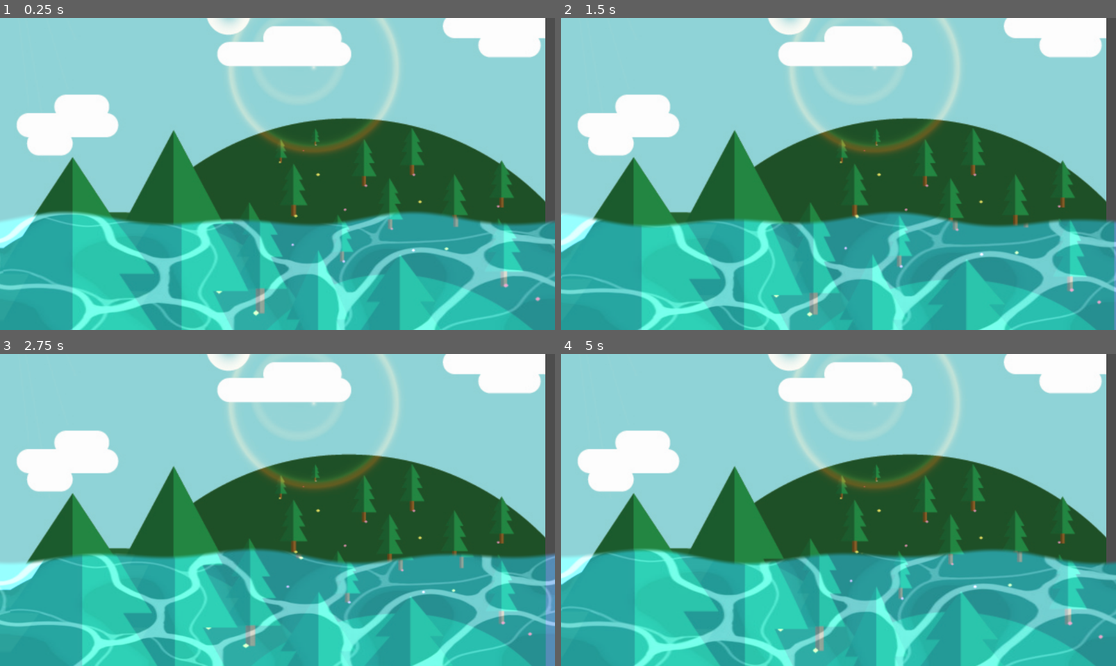
Above: before the commit, frames 1-4 (two rows, left to right).
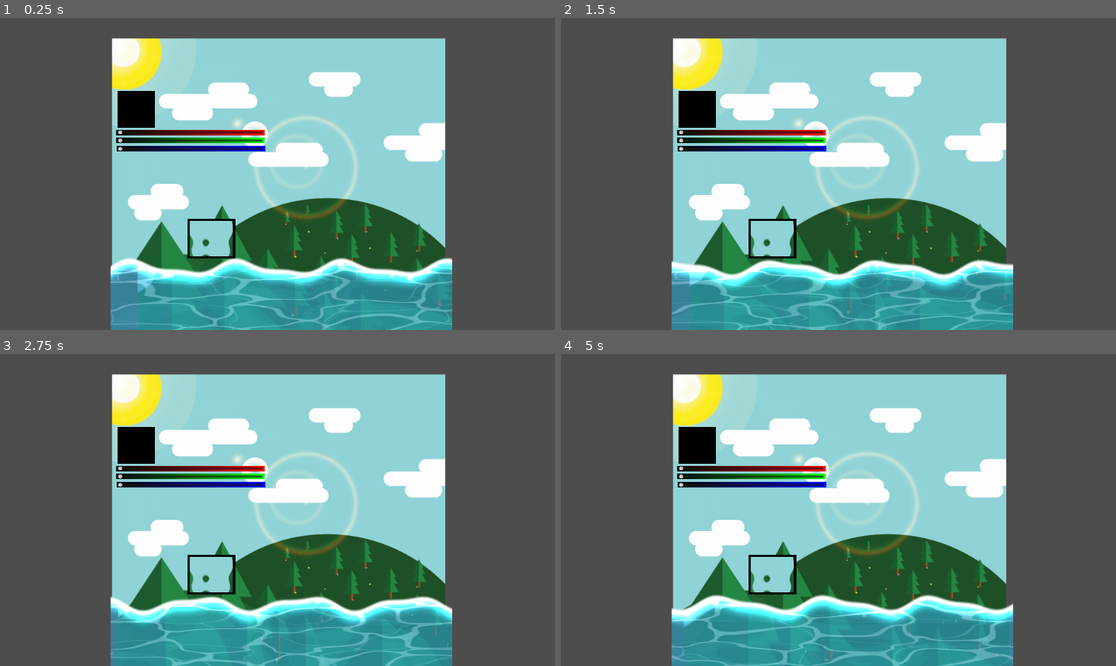
Above: after the commit, the same moments.

Repository: ahclip89/godot_shaders
Game: Godot game, scene res://scenes/main.tscn
Two runs of this game, one before a commit and one after it. Both use one fixed random seed, a clock stepped at 60 frames per second and the inputs below. The engine's default icon, where the game draws it, is replaced by a stand-in: a white triangle on a blue panel in a dark square.
Inputs (mouse positions are in pixels of both pictures, inside the frame that each line leads up to):
- Up to frame 1 (0.25 s): no input
- Up to frame 2 (1.5 s): tap Enter at 0.5 s; move the mouse to (960, 158) at 0.52 s; hold Right 0.53-1.28 s; tap Alt at 0.6 s; click (960, 158) at 0.67 s; move the mouse to (727, 189) at 1.27 s; hold Down from 1.28 s (still down); tap Shift at 1.35 s
- Up to frame 3 (2.75 s): move the mouse to (333, 441) at 2.02 s; release Down at 2.03 s; hold Right from 2.03 s (still down); tap Alt at 2.1 s
- Up to frame 4 (5 s): move the mouse to (810, 572) at 2.77 s; release Right at 2.78 s; hold Up 2.78-3.53 s; tap Shift at 2.85, 4.35 s; click (810, 572) at 2.92 s; move the mouse to (1005, 556) at 3.52 s; hold Left from 3.53 s (still down); tap Alt at 3.6 s; move the mouse to (672, 463) at 4.27 s

The runs differ from the first frame. In frame 1, 84% of the frame differs, in the area x 0-100%, y 0-100%; in frame 2, 84%; in frame 3, 84%; in frame 4, 84%.

Commit message:
I added a color selector
I added a color selector and a weird glass thing.

Diff:
--- a/project.godot
+++ b/project.godot
@@ -15,6 +15,11 @@
 config/features=PackedStringArray("4.5", "Forward Plus")
 config/icon="res://icon.svg"
 
+[display]
+
+window/size/viewport_width=1920
+window/size/viewport_height=1080
+
 [editor_plugins]
 
 enabled=PackedStringArray("res://addons/godot_super-wakatime/plugin.cfg")
--- /dev/null
+++ b/scenes/camera_2d.gd
@@ -0,0 +1,14 @@
+extends Camera2D
+
+@onready var color_sprite: Sprite2D = $Color
+
+@onready var red: HSlider = $"../Red"
+
+# Called when the node enters the scene tree for the first time.
+func _ready() -> void:
+	pass # Replace with function body.
+
+
+# Called every frame. 'delta' is the elapsed time since the previous frame.
+func _process(delta: float) -> void:
+	pass
--- a/scenes/main.tscn
+++ b/scenes/main.tscn
@@ -1,17 +1,50 @@
-[gd_scene load_steps=5 format=3 uid="uid://dreidjblffyse"]
+[gd_scene load_steps=15 format=3 uid="uid://dreidjblffyse"]
 
 [ext_resource type="Shader" uid="uid://c2a3jxgwvbysi" path="res://shaders/first.gdshader" id="1_0wfyh"]
 [ext_resource type="Texture2D" uid="uid://rgif5421o2on" path="res://assets/sprites/scene.png" id="1_sugp2"]
 [ext_resource type="Texture2D" uid="uid://pmmks6jcfwut" path="res://assets/sprites/water.jpg" id="3_jyhfs"]
+[ext_resource type="Shader" uid="uid://huxrta0u4dry" path="res://shaders/glass.gdshader" id="4_tbgi4"]
+[ext_resource type="Texture2D" uid="uid://7hftxkmd0mvn" path="res://icon.svg" id="5_tefeu"]
+[ext_resource type="Script" uid="uid://s74stiaf7u4h" path="res://scripts/camera_2d.gd" id="6_o6xl0"]
+[ext_resource type="Shader" uid="uid://hfggwflp4nwv" path="res://shaders/color.gdshader" id="7_o6xl0"]
+[ext_resource type="Shader" uid="uid://d3po1lshyqu2k" path="res://shaders/gradient.gdshader" id="7_tipki"]
 
 [sub_resource type="ShaderMaterial" id="ShaderMaterial_jyhfs"]
 shader = ExtResource("1_0wfyh")
+shader_parameter/color_filter_r = 0.28999999351792
+shader_parameter/color_filter_g = 0.71999998390656
+shader_parameter/color_filter_b = 0.999999977648
+shader_parameter/color_filter_a = 1.0
+shader_parameter/wave_frequency = 20.30000030249436
+shader_parameter/wave_speed = 0.93999997898912
+shader_parameter/wave_amplitude = 0.0249999994412
+
+[sub_resource type="ShaderMaterial" id="ShaderMaterial_o6xl0"]
+shader = ExtResource("4_tbgi4")
+shader_parameter/wave_frequency = 90.00000134110799
+shader_parameter/wave_speed = 0.0
+shader_parameter/wave_amplitude = 0.02999999932944
+
+[sub_resource type="ShaderMaterial" id="ShaderMaterial_85g3d"]
+shader = ExtResource("7_tipki")
+shader_parameter/color_start = Vector4(1, 0, 0, 1)
+shader_parameter/color_end = Vector4(0, 0, 1, 1)
+
+[sub_resource type="ShaderMaterial" id="ShaderMaterial_choun"]
+shader = ExtResource("7_tipki")
+shader_parameter/color_start = Vector4(1, 0, 0, 1)
+shader_parameter/color_end = Vector4(0, 0, 1, 1)
+
+[sub_resource type="ShaderMaterial" id="ShaderMaterial_ya4ey"]
+shader = ExtResource("7_tipki")
+shader_parameter/color_start = Vector4(1, 0, 0, 1)
+shader_parameter/color_end = Vector4(0, 0, 1, 1)
+
+[sub_resource type="ShaderMaterial" id="ShaderMaterial_tipki"]
+shader = ExtResource("7_o6xl0")
 shader_parameter/color_filter_r = 0.0
 shader_parameter/color_filter_g = 0.0
-shader_parameter/color_filter_b = 0.16999999620016
-shader_parameter/wave_frequency = 10.000000149012
-shader_parameter/wave_speed = 1.4399999678131201
-shader_parameter/wave_amplitude = 0.00999999977648
+shader_parameter/color_filter_b = 0.0
 
 [node name="Main" type="Node2D"]
 
@@ -23,6 +56,64 @@
 [node name="Sprite2D" type="Sprite2D" parent="."]
 texture_repeat = 2
 material = SubResource("ShaderMaterial_jyhfs")
-position = Vector2(575, 525)
-scale = Vector2(2.277832, 0.52797294)
+position = Vector2(566.2187, 538)
+scale = Vector2(2.3077393, 0.52797294)
 texture = ExtResource("3_jyhfs")
+
+[node name="Icon" type="Sprite2D" parent="."]
+material = SubResource("ShaderMaterial_o6xl0")
+position = Vector2(323.00006, 349)
+scale = Vector2(1.2929689, 1.0645292)
+texture = ExtResource("5_tefeu")
+
+[node name="Camera2D" type="Camera2D" parent="."]
+position = Vector2(552, 125)
+scale = Vector2(11.1650305, 1.2362685)
+script = ExtResource("6_o6xl0")
+
+[node name="red_grd" type="Sprite2D" parent="."]
+material = SubResource("ShaderMaterial_85g3d")
+position = Vector2(251.00002, -18)
+scale = Vector2(4.0148563, 0.14000206)
+texture = ExtResource("5_tefeu")
+
+[node name="green_grd" type="Sprite2D" parent="."]
+material = SubResource("ShaderMaterial_choun")
+position = Vector2(251.00002, 9)
+scale = Vector2(4.0148563, 0.14000206)
+texture = ExtResource("5_tefeu")
+
+[node name="blue_grd" type="Sprite2D" parent="."]
+material = SubResource("ShaderMaterial_ya4ey")
+position = Vector2(252.00002, 37)
+scale = Vector2(4.0148563, 0.14000206)
+texture = ExtResource("5_tefeu")
+
+[node name="Red" type="HSlider" parent="."]
+custom_minimum_size = Vector2(500, 0)
+offset_top = -27.0
+offset_right = 500.0
+offset_bottom = -11.0
+max_value = 1.0
+step = 0.01
+
+[node name="Green" type="HSlider" parent="."]
+custom_minimum_size = Vector2(500, 0)
+offset_top = 0.915
+offset_right = 500.0
+offset_bottom = 16.915
+max_value = 1.0
+step = 0.01
+
+[node name="Blue" type="HSlider" parent="."]
+custom_minimum_size = Vector2(500, 0)
+offset_top = 29.985
+offset_right = 500.0
+offset_bottom = 45.985004
+max_value = 1.0
+step = 0.01
+
+[node name="Color" type="Sprite2D" parent="."]
+material = SubResource("ShaderMaterial_tipki")
+position = Vector2(63, -99)
+texture = ExtResource("5_tefeu")
--- /dev/null
+++ b/scripts/camera_2d.gd
@@ -0,0 +1,30 @@
+extends Camera2D
+
+@onready var color_sprite: Sprite2D = $"../Color"
+
+@onready var red: HSlider = $"../Red"
+@onready var green: HSlider = $"../Green"
+@onready var blue: HSlider = $"../Blue"
+
+@onready var red_grd: Sprite2D = $"../red_grd"
+@onready var green_grd: Sprite2D = $"../green_grd"
+@onready var blue_grd: Sprite2D = $"../blue_grd"
+
+# Called when the node enters the scene tree for the first time.
+func _ready() -> void:
+	pass # Replace with function body.
+
+
+# Called every frame. 'delta' is the elapsed time since the previous frame.
+func _process(delta: float) -> void:
+	color_sprite.material.set_shader_parameter("color_filter_r", red.value)
+	color_sprite.material.set_shader_parameter("color_filter_g", green.value)
+	color_sprite.material.set_shader_parameter("color_filter_b", blue.value)
+
+	red_grd.material.set_shader_parameter("color_start", Vector4(0.0, green.value, blue.value, 1.0))
+	green_grd.material.set_shader_parameter("color_start", Vector4(red.value, 0.0, blue.value, 1.0))
+	blue_grd.material.set_shader_parameter("color_start", Vector4(red.value, green.value, 0.0, 1.0))
+
+	red_grd.material.set_shader_parameter("color_end", Vector4(1.0, green.value, blue.value, 1.0))
+	green_grd.material.set_shader_parameter("color_end", Vector4(red.value, 1.0, blue.value, 1.0))
+	blue_grd.material.set_shader_parameter("color_end", Vector4(red.value, green.value, 1.0, 1.0))
--- /dev/null
+++ b/shaders/color.gdshader
@@ -0,0 +1,10 @@
+shader_type canvas_item;
+
+uniform float color_filter_r : hint_range(0.0, 1.0, 0.01) = 0.0;
+uniform float color_filter_g : hint_range(0.0, 1.0, 0.01) = 0.0;
+uniform float color_filter_b : hint_range(0.0, 1.0, 0.01) = 0.0;
+
+
+void fragment() {
+	COLOR = vec4(color_filter_r, color_filter_g, color_filter_b, 1.0);
+}
--- a/shaders/first.gdshader
+++ b/shaders/first.gdshader
@@ -3,6 +3,7 @@
 uniform float color_filter_r : hint_range(0.0, 1.0, 0.01) = 0.0;
 uniform float color_filter_g : hint_range(0.0, 1.0, 0.01) = 0.0;
 uniform float color_filter_b : hint_range(0.0, 1.0, 0.01) = 1.0;
+uniform float color_filter_a : hint_range(0.0, 1.0, 0.01) = 1.0;
 
 uniform float wave_frequency : hint_range(0.1, 100.0, 0.1) = 10.0;
 uniform float wave_speed : hint_range(0.0, 10.0, 0.01) = 5.0;
@@ -11,18 +12,27 @@
 uniform sampler2D SCREEN_TEXTURE : hint_screen_texture, filter_linear_mipmap;
 
 void fragment() {
-    float wave_x = sin(SCREEN_UV.x * wave_frequency + TIME * wave_speed) * wave_amplitude - wave_amplitude;
-    float wave_x_2 = sin(SCREEN_UV.x * wave_frequency * 2.0 + TIME * wave_speed * -2.0) * 0.01 - 0.01;
+    float wave_screen_x = sin(SCREEN_UV.x * wave_frequency + TIME * wave_speed) * wave_amplitude - wave_amplitude;
+    float wave_screen_x_2 = sin(SCREEN_UV.x * wave_frequency * 2.0 + TIME * wave_speed * -2.0) * 0.01 - 0.01;
+
+    float wave_texture_x = sin(UV.x * wave_frequency + TIME * wave_speed) * wave_amplitude - wave_amplitude;
+    float wave_texture_x_2 = sin(UV.x * wave_frequency * 2.0 + TIME * wave_speed * -2.0) * 0.01 - 0.01;
 
 
-    float wave_y = sin(SCREEN_UV.y * wave_frequency + TIME * wave_speed) * wave_amplitude - wave_amplitude;
+    float wave_screen_y = sin(SCREEN_UV.y * wave_frequency + TIME * wave_speed) * wave_amplitude - wave_amplitude;
 
-    float mask = smoothstep(0.01, 0.025, (UV.y / 3.0) + wave_x + wave_x_2);
+    float wave_texture_y = sin(UV.y * wave_frequency + TIME * wave_speed) * wave_amplitude - wave_amplitude;
 
-    vec2 wave_uv = SCREEN_UV + vec2(wave_x, wave_y);
 
-    COLOR = texture(SCREEN_TEXTURE, wave_uv);
-    COLOR.rgb += texture(TEXTURE, wave_uv).rgb / 2.0 + vec3(color_filter_r, color_filter_g, color_filter_b);
+    float mask = smoothstep(0.01, 0.025, (UV.y / 3.0) + wave_texture_x + wave_texture_x_2);
+    float outline = smoothstep(0.01, 0.1, (UV.y / 3.0) + wave_texture_x + wave_texture_x_2);
+
+    vec2 wave_screen_uv = SCREEN_UV + vec2(wave_screen_x, wave_screen_y);
+    vec2 wave_texture_uv = UV + vec2(wave_texture_x, wave_texture_y);
+
+    COLOR = (texture(SCREEN_TEXTURE, wave_screen_uv) + texture(TEXTURE, wave_texture_uv)
+    + vec4(color_filter_r, color_filter_g, color_filter_b, color_filter_a)) / 3.00;
+    COLOR.rgb /= outline;
 
     COLOR.a = mask;
 }
--- /dev/null
+++ b/shaders/glass.gdshader
@@ -0,0 +1,26 @@
+shader_type canvas_item;
+
+uniform sampler2D SCREEN_TEXTURE : hint_screen_texture, filter_linear_mipmap;
+
+uniform float wave_frequency : hint_range(0.1, 100.0, 0.1) = 10.0;
+uniform float wave_speed : hint_range(0.0, 10.0, 0.01) = 5.0;
+uniform float wave_amplitude : hint_range(0.0, 0.1, 0.005) = 0.01;
+
+void fragment() {
+
+	vec2 center = vec2(0.5, 0.5);
+	float dist = length(UV - center);
+
+	float wave_screen_x = sin(SCREEN_UV.x * wave_frequency + TIME * wave_speed) * wave_amplitude - wave_amplitude;
+    float wave_screen_x_2 = sin(SCREEN_UV.x * wave_frequency * 2.0 + TIME * wave_speed * -2.0) * 0.01 - 0.01;
+
+	float wave_screen_y = sin(SCREEN_UV.y * wave_frequency + TIME * wave_speed) * wave_amplitude - wave_amplitude;
+
+	vec2 wave_screen_uv = SCREEN_UV + vec2(wave_screen_x, wave_screen_y);
+
+	if ((UV.x <= 0.05 || UV.x >= 0.95) || (UV.y <= 0.05 || UV.y >= 0.95)) {
+		COLOR = vec4(0.0, 0.0, 0.0, 1.0);
+	} else {
+		COLOR = texture(SCREEN_TEXTURE, wave_screen_uv);
+	}
+}
--- /dev/null
+++ b/shaders/gradient.gdshader
@@ -0,0 +1,9 @@
+shader_type canvas_item;
+
+uniform vec4 color_start = vec4(1.0, 0.0, 0.0, 1.0);
+uniform vec4 color_end = vec4(0.0, 0.0, 1.0, 1.0);
+
+void fragment() {
+
+	COLOR = mix(color_start, color_end, UV.x);
+}
Not shown, added: export_presets.cfg
Not shown, added: scenes/camera_2d.gd.uid
Not shown, added: scripts/camera_2d.gd.uid
Not shown, added: shaders/color.gdshader.uid
Not shown, added: shaders/glass.gdshader.uid
Not shown, added: shaders/gradient.gdshader.uid
Not shown, added: build/web/index.apple-touch-icon.png
Not shown, added: build/web/index.audio.position.worklet.js
Not shown, added: build/web/index.audio.worklet.js
Not shown, added: build/web/index.html
Not shown, added: build/web/index.icon.png
Not shown, added: build/web/index.js
(and 3 more such lines)
